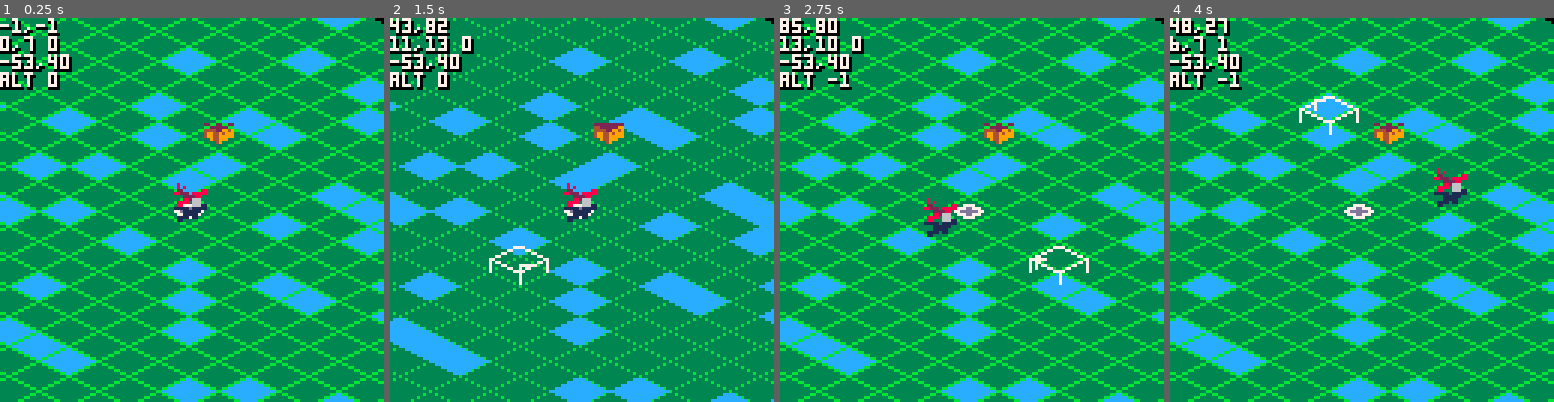
Above: before the commit, frames 1-4 (left to right).
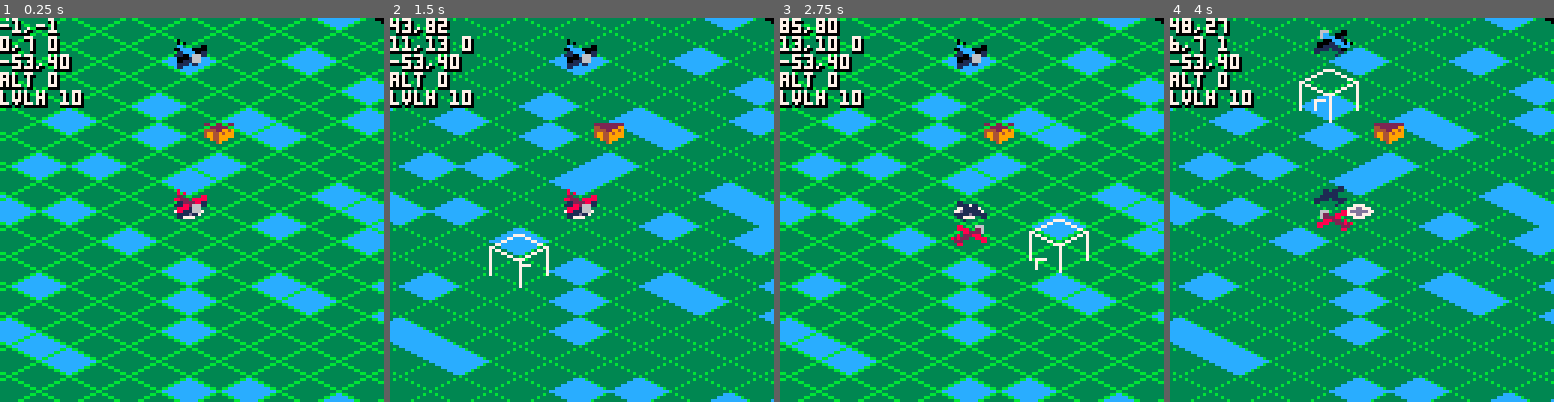
Above: after the commit, the same moments.

Repository: pvan/pico8
Game: PICO-8 cartridge aero.p8
Two runs of this game, one before a commit and one after it. Both use one fixed random seed, a clock stepped at 60 frames per second and the inputs below.
Inputs (mouse positions are in pixels of both pictures, inside the frame that each line leads up to):
- Up to frame 1 (0.25 s): no input
- Up to frame 2 (1.5 s): tap O (Z key) at 0.33, 0.7, 1.43 s; click (459, 121) at 0.67 s; tap X (X key) at 1.07 s; click (520, 267) at 1.22 s
- Up to frame 3 (2.75 s): click (975, 114) at 1.77 s; hold Left 1.97-2.37 s; tap X (X key) at 2.07, 2.4, 2.73 s; tap O (Z key) at 2.22 s; click (1037, 259) at 2.32 s; hold Down from 2.42 s (still down)
- Up to frame 4 (4 s): release Down at 2.82 s; click (1492, 106) at 2.87 s; hold Right 2.87-3.53 s; tap X (X key) at 3.07, 3.4, 3.73 s; tap O (Z key) at 3.1, 3.98 s; click (1254, 256) at 3.42 s; hold Up from 3.58 s (still down); click (1315, 102) at 3.97 s

The runs differ from the first frame. In frame 1, 1.5% of the frame differs, in the area x 0-54%, y 0-54%; in frame 2, 1.9%; in frame 3, 2.8%; in frame 4, 13%, in the area x 0-100%, y 0-100%.

Commit message:
aero: add player movement and enemy mob

Diff:
--- a/aero.p8
+++ b/aero.p8
@@ -2,9 +2,18 @@
 version 18
 __lua__
 
-px,py=10,10
-
-alt=0
+px,py,pd,pa=10,10,0,0
+
+ex,ey,ed,ea=5,5,0,0
+
+alt=0   //0-buz, 1-low, 2-mid, 3-high
+lvlh=10 //alt per level
+buzh=3  //alt at lowest
+
+
+xsteps={1,0,-1,0}
+ysteps={0,1,0,-1}
+
 
 tw=20    //tile width
 th=tw/2  //tile height
@@ -67,13 +76,29 @@
  mouse_pan()
 
  if btn(❎) then
-  if (btnp(⬆️)) alt+=1
-  if (btnp(⬇️)) alt-=1
+  if (btnp(⬆️)) pa+=1
+  if (btnp(⬇️)) pa-=1
+  if btn(🅾️) then
+	  if (btnp(⬆️)) alt+=1
+	  if (btnp(⬇️)) alt-=1
+  end
+ elseif btn(🅾️) then
+  if (btnp(⬆️)) lvlh+=1
+  if (btnp(⬇️)) lvlh-=1
  else
-  if (btnp(⬆️)) px+=1
+  if (btnp(⬆️)) px+=xsteps[pd+1] py+=ysteps[pd+1]
   if (btnp(⬇️)) px-=1
-  if (btnp(⬅️)) py+=1
-  if (btnp(➡️)) py-=1
+  if (btnp(⬅️)) pd=(pd+3)%4
+  if (btnp(➡️)) pd=(pd+1)%4
+  if band(btnp(),0b1111)!=0 then
+   local ai=flr(rnd(5))
+   if (ai==0) ex+=xsteps[ed+1] ey+=ysteps[ed+1]
+   if (ai==1) ed=(ed+3)%4
+   if (ai==2) ed=(ed+1)%4
+   if (ai==3) ea+=1
+   if (ai==4) ea-=1
+   ea=min(max(ea,0),3)
+  end
  end
 
 
@@ -122,15 +147,17 @@
 -- end
 
 
- draw_plane(px,py)
+ draw_plane(ex,ey,ed,ea,12,0)
+
+ draw_plane(px,py,pd,pa)
 
 
  local selx,sely=iso2screen(mix,miy)
  palt(3,true)
- for i=0,alt-1 do
-  spr(224,selx,sely-5-i*5,3,2)
- end
- spr(192,selx,sely-5-alt*5,3,2)
+ for i=0,alt do
+  --spr(224,selx,sely-5-i*5,3,2)
+  spr(195,selx,sely-9-i*10,3,3)
+ end
  pal()
 
 
@@ -148,6 +175,7 @@
  dprint(cx..","..cy)
 
  dprint("alt "..alt)
+ dprint("lvlh "..lvlh)
 
 end
 
@@ -255,140 +283,162 @@
 
 
 
-function draw_plane(ix,iy)
+function draw_plane(ix,iy,d,a,c1,c2)
+
+ if (c1==nil) c1=2
+ if (c2==nil) c2=8
+ pal(2,c1)
+ pal(8,c2)
 
  local sx,sy=iso2screen(ix,iy)
 
- spr(100,sx+3,sy-3,2,2)
- spr(98,sx+3,sy-3-5,2,2)
-
-end
-…(129 lines of a section not shown)…
+ --sprite base pos
+ local bx,by=sx+3,sy-3
+ local h=3+a*lvlh
+
+ --center of sprite pos
+ local midx,midy=bx+7,by+7
+
+ spr(100+d*2,bx,by,2,2)
+
+ if a>0 then
+	 for i=1,h,2 do
+	  pset(midx,midy-i,10)
+	 end
+	 for i=1,a-1 do
+	  circfill(midx,midy-i*lvlh,1,10)
+	 end
+ end
+
+ spr(68+d*2,bx,by-h,2,2)
+
+end
+…(129 lines of a section not shown)…
Not shown, changed: 35 lines of the sprite sheet (__gfx__) section of aero.p8
